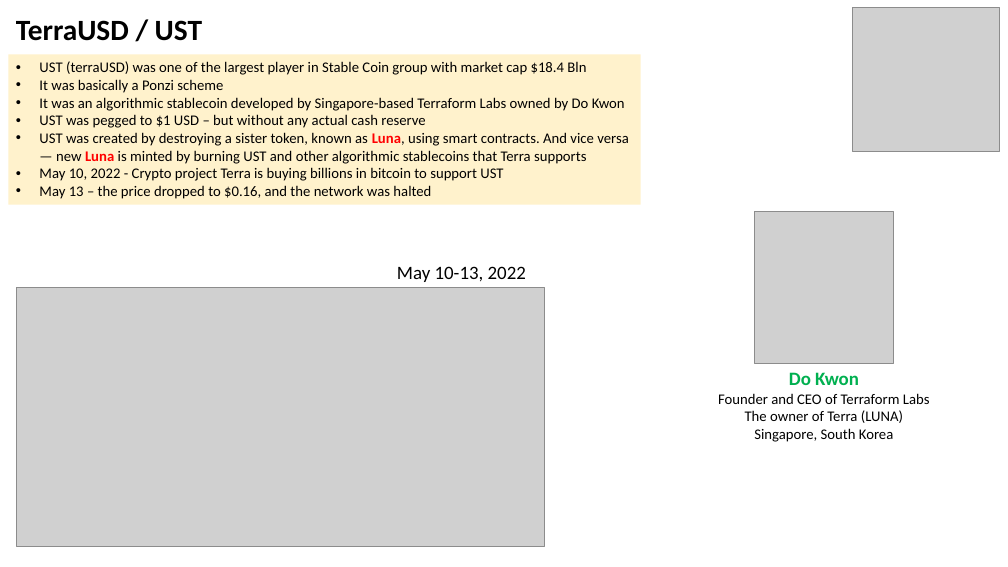
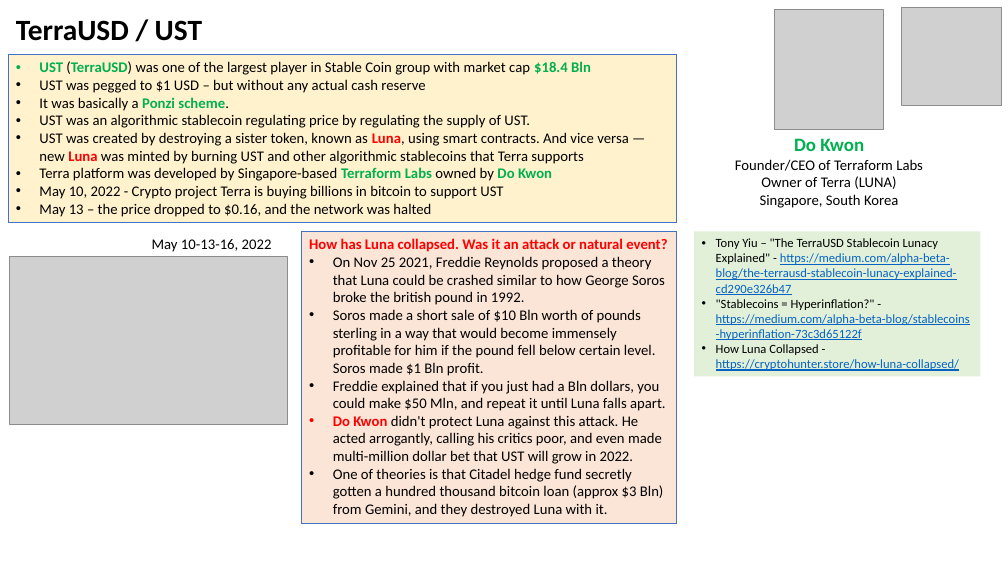
Before and after one commit to lselector/crypto, a slide deck: slide 20 of crypto_04_stable_coins.pptx. Drawn at 1008x567 pixels with LibreOffice and Linux fonts; fonts in the diff are those of the drawing; grey boxes stand for pictures. Boxes give left, top, right and bottom in pixels: in the first picture for what was removed or moved away, otherwise in the second. Text is boxed around its words. In the diff, an @@ line names an element or a change of style, - is before the commit and + after.

Commit message:
update

```diff
--- a/crypto_04_stable_coins.pptx
+++ b/crypto_04_stable_coins.pptx
@@ picture added at box(774, 10, 884, 129) @@
@@ picture: place and size @@
-picture at box(852, 8, 1000, 151)
+picture at box(901, 8, 1002, 105)
@@ rectangle "UST (TerraUSD) was one of ...": place and size @@
-rectangle "UST (TerraUSD) was one of ..." at box(8, 54, 640, 205)
+rectangle "UST (TerraUSD) was one of ..." at box(8, 54, 676, 222)
@@ rectangle "UST (TerraUSD) was one of ..." at box(8, 54, 676, 222): outline none to #4472C4 0.75 pt @@
@@ text in rectangle at box(39, 61, 591, 75): text changed @@
-• UST (terraUSD) was one of the largest player in Stable Coin group with market cap $18.4 Bln
-• It was basically a Ponzi scheme
-• It was an algorithmic stablecoin developed by Singapore-based Terraform Labs owned by Do Kwon
+• UST (TerraUSD) was one of the largest player in Stable Coin group with market cap $18.4 Bln
@@ text in rectangle at box(39, 97, 629, 181): text changed @@
-• UST was created by destroying a sister token, known as Luna, using smart contracts. And vice versa — new Luna is minted by burning UST and other algorithmic stablecoins that Terra supports
+• It was basically a Ponzi scheme.
+• UST was an algorithmic stablecoin regulating price by regulating the supply of UST.
+• UST was created by destroying a sister token, known as Luna, using smart contracts. And vice versa — new Luna was minted by burning UST and other algorithmic stablecoins that Terra supports
+• Terra platform was developed by Singapore-based Terraform Labs owned by Do Kwon
@@ text at box(735, 138, 923, 208): text changed @@
-Do Kwon
-Founder and CEO of Terraform Labs
-The owner of Terra (LUNA)
-Singapore, South Korea
+Do Kwon
+Founder/CEO of Terraform Labs
+Owner of Terra (LUNA)
+Singapore, South Korea
@@ text at box(152, 239, 272, 252): text changed; size 18 to 14 pt @@
-May 10-13, 2022
+May 10-13-16, 2022
@@ rectangle added at box(302, 231, 676, 524), fill #FBE5D6, outline #4472C4 0.75 pt, 14 pt, text #000000 @@
+How has Luna collapsed. Was it an attack or natural event?
+• On Nov 25 2021, Freddie Reynolds proposed a theory that Luna could be crashed similar to how George Soros broke the british pound in 1992.
+• Soros made a short sale of $10 Bln worth of pounds sterling in a way that would become immensely profitable for him if the pound fell below certain level. Soros made $1 Bln profit.
+• Freddie explained that if you just had a Bln dollars, you could make $50 Mln, and repeat it until Luna falls apart.
+• Do Kwon didn't protect Luna against this attack. He acted arrogantly, calling his critics poor, and even made multi-million dollar bet that UST will grow in 2022.
+• One of theories is that Citadel hedge fund secretly gotten a hundred thousand bitcoin loan (approx $3 Bln) from Gemini, and they destroyed Luna with it.
@@ rectangle added at box(694, 231, 981, 377), fill #E2F0D9, 12 pt, text #0563C1, underline @@
+• Tony Yiu – "The TerraUSD Stablecoin Lunacy Explained" - https://medium.com/alpha-beta-blog/the-terrausd-stablecoin-lunacy-explained-cd290e326b47
+• "Stablecoins = Hyperinflation?" - https://medium.com/alpha-beta-blog/stablecoins-hyperinflation-73c3d65122f
+• How Luna Collapsed - https://cryptohunter.store/how-luna-collapsed/
@@ picture removed at box(755, 212, 894, 364) @@
@@ picture added at box(10, 257, 287, 425) @@
@@ picture removed at box(17, 287, 544, 546) @@
```
Also in this commit, not shown: 2 other slides changed, 1 slide added.
